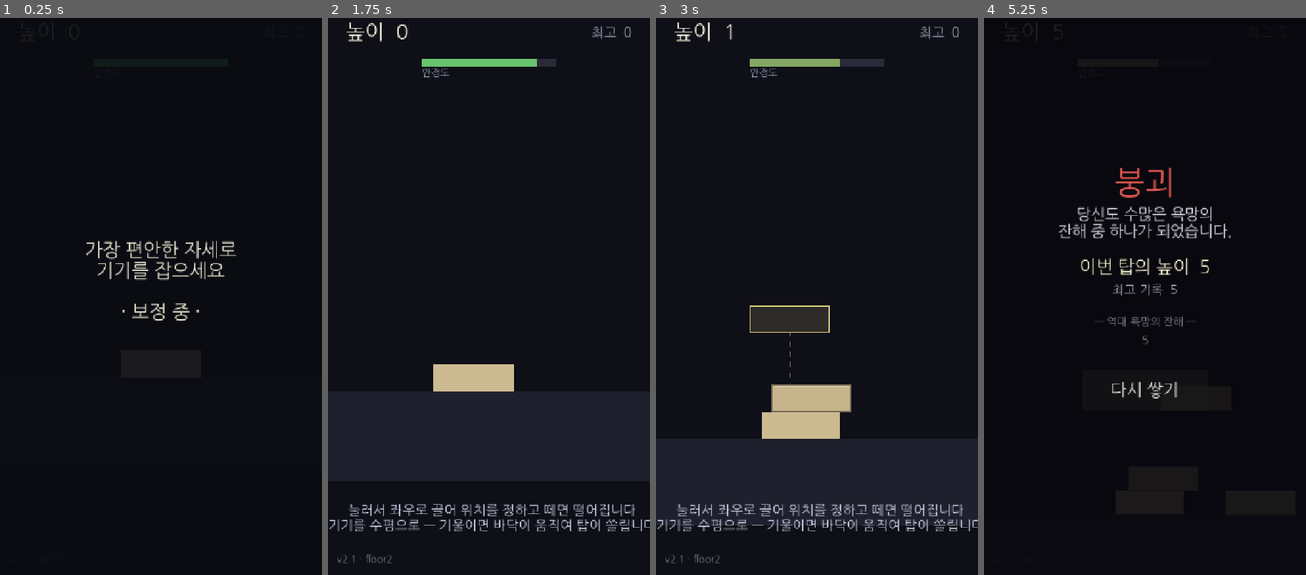
Above: before the commit, frames 1-4 (left to right).
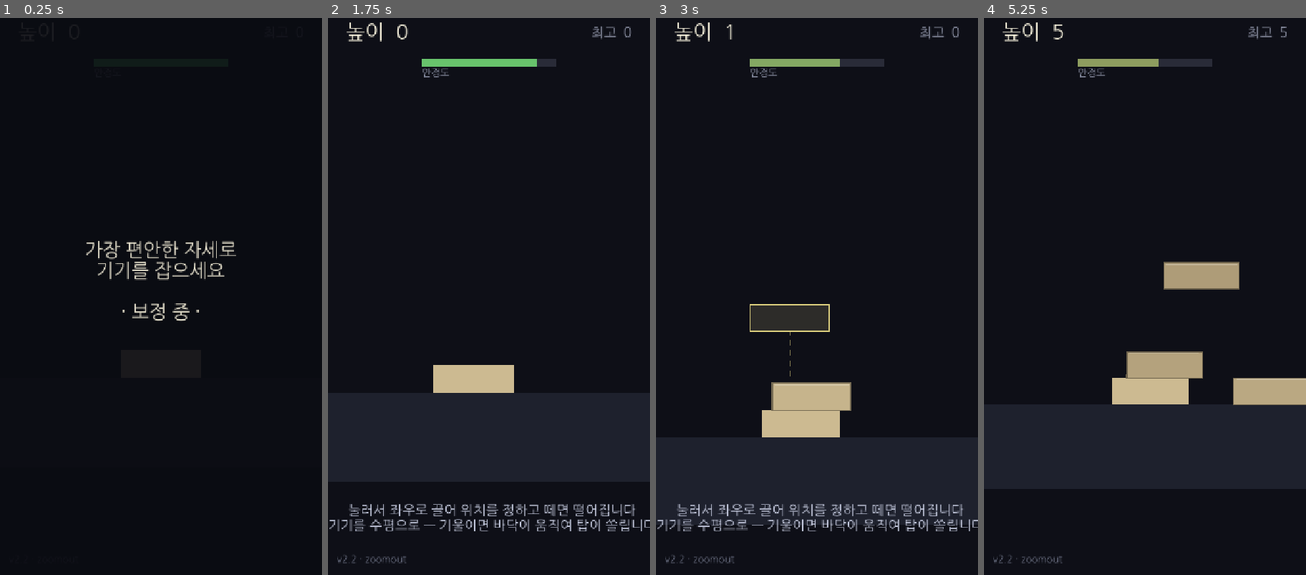
Above: after the commit, the same moments.

Repository: jungrok5/babel-tower
Game: Godot game, scene res://scenes/Main.tscn
The game is run twice, just before and just after one commit, with the same random seed, the same clock (stepped at 60 frames per second) and the same inputs.
Inputs (mouse positions are in pixels of both pictures, inside the frame that each line leads up to):
- Up to frame 1 (0.25 s): no input
- Up to frame 2 (1.75 s): tap Enter at 0.5 s; move the mouse to (559, 257) at 0.52 s; click (559, 257) at 0.67 s; tap Space at 0.77, 1.25 s; drag from (424, 318) to (472, 402) at 1.27 s
- Up to frame 3 (3 s): move the mouse to (849, 162) at 2.02 s; click (849, 162) at 2.17 s; drag from (800, 402) to (720, 201) at 2.77 s
- Up to frame 4 (5.25 s): move the mouse to (1241, 374) at 3.52 s; click (1241, 374) at 3.67 s; tap Space at 3.77 s; drag from (1048, 201) to (1096, 146) at 4.27 s; move the mouse to (1161, 290) at 5.02 s; click (1161, 290) at 5.17 s

The runs differ from the first frame. In frame 2, 0.2% of the frame differs, in the area x 7-58%, y 62-98%; in frame 3, 0.7%; in frame 4, 21%, in the area x 0-100%, y 0-98%.

Commit message:
feat(v2.2): zoom out on collapse to reveal the whole falling tower
높이 쌓으면 카메라가 꼭대기만 비춰 아래가 안 보이는데, 갑자기 붕괴하면 뭐가
일어났는지 안 보였다. 붕괴 시 지면~꼭대기 전체가 화면에 들어오도록 줌아웃하고,
결과 화면은 1.7초 뒤에 띄워 무너지는 장면을 볼 수 있게 한다.

Co-Authored-By: Claude Opus 4.8 <noreply@anthropic.com>
Claude-Session: https://claude.ai/code/session_01Jx8xk1vyhwdsC6SaQay3dQ

Diff:
--- a/scripts/main.gd
+++ b/scripts/main.gd
@@ -7,7 +7,7 @@
 enum State { CALIB, READY, OVER }
 
 ## 화면에 표시되는 빌드 버전 — 캐시된 옛 빌드인지 확인용. 변경 시마다 올린다.
-const GAME_VERSION := "v2.1 · floor2"
+const GAME_VERSION := "v2.2 · zoomout"
 
 const BASE_X := 360.0
 const GROUND_TOP_Y := 1050.0
@@ -177,7 +177,10 @@
 	go_shake = 26.0
 	Input.vibrate_handheld(400)         # 붕괴의 햅틱
 	Graveyard.add_record(score)
-	_show_game_over()
+	# 붕괴 장면(줌아웃)을 잠깐 보여준 뒤 결과 화면을 띄운다
+	await get_tree().create_timer(1.7).timeout
+	if state == State.OVER:             # 그 사이 재시작하지 않았다면
+		_show_game_over()
 
 
 func _restart() -> void:
@@ -312,14 +315,24 @@
 
 
 func _update_camera(delta: float) -> void:
-	var target := Vector2(BASE_X, _tower_top_edge() - 200.0)
-	if state == State.CALIB:
+	var target: Vector2
+	var z: float
+	if state == State.OVER:
+		# 붕괴 시: 지면~꼭대기 전체가 보이도록 줌아웃 (무너지는 걸 다 볼 수 있게)
+		var tower_top_y := GROUND_TOP_Y - float(score) * BLOCK_SIZE.y
+		var mid_y := (GROUND_TOP_Y + tower_top_y) * 0.5
+		var needed := (GROUND_TOP_Y - tower_top_y) + 700.0   # 여백 포함 높이
+		z = clampf(1280.0 / needed, 0.16, 1.0)
+		target = Vector2(BASE_X, mid_y)
+	elif state == State.CALIB:
 		target = Vector2(BASE_X, GROUND_TOP_Y - 200.0)
-	cam.position = cam.position.lerp(target, 0.08)
-
-	# 높이 오를수록 줌아웃 → 작은 떨림도 크게 보이는 "공포" 시스템
-	var z := clampf(1.0 - float(score) * 0.03, 0.42, 1.0)
-	cam.zoom = cam.zoom.lerp(Vector2(z, z), 0.05)
+		z = 1.0
+	else:
+		target = Vector2(BASE_X, _tower_top_edge() - 200.0)
+		# 높이 오를수록 줌아웃 → 작은 떨림도 크게 보이는 "공포" 시스템
+		z = clampf(1.0 - float(score) * 0.03, 0.42, 1.0)
+	cam.position = cam.position.lerp(target, 0.09)
+	cam.zoom = cam.zoom.lerp(Vector2(z, z), 0.06)
 
 	# 카메라 셰이크는 '붕괴 순간'에만. (예전엔 센서 움직임에 반응해 화면이 위아래로
 	# 떨렸는데 그게 위아래 떨림의 원인이었다 — 제거)
